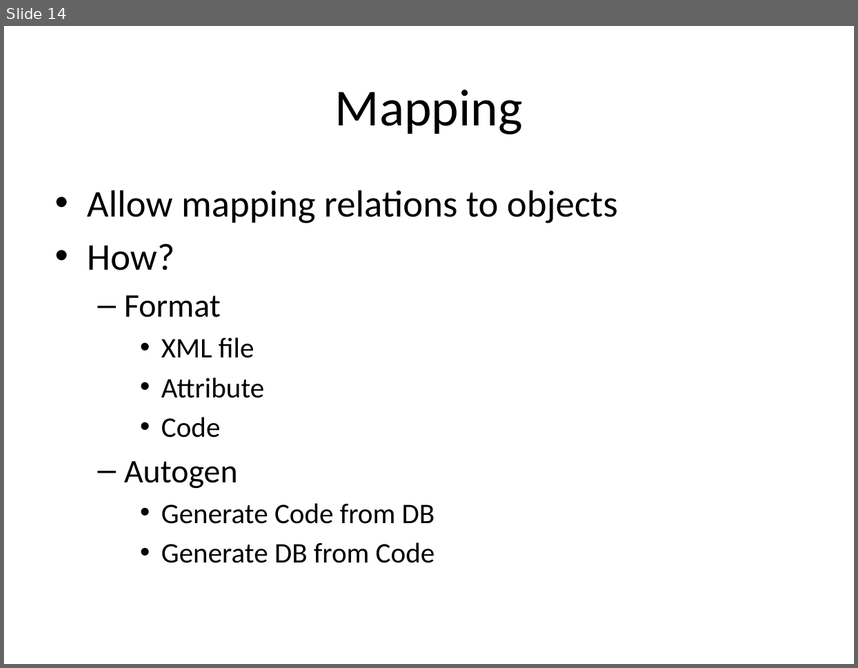
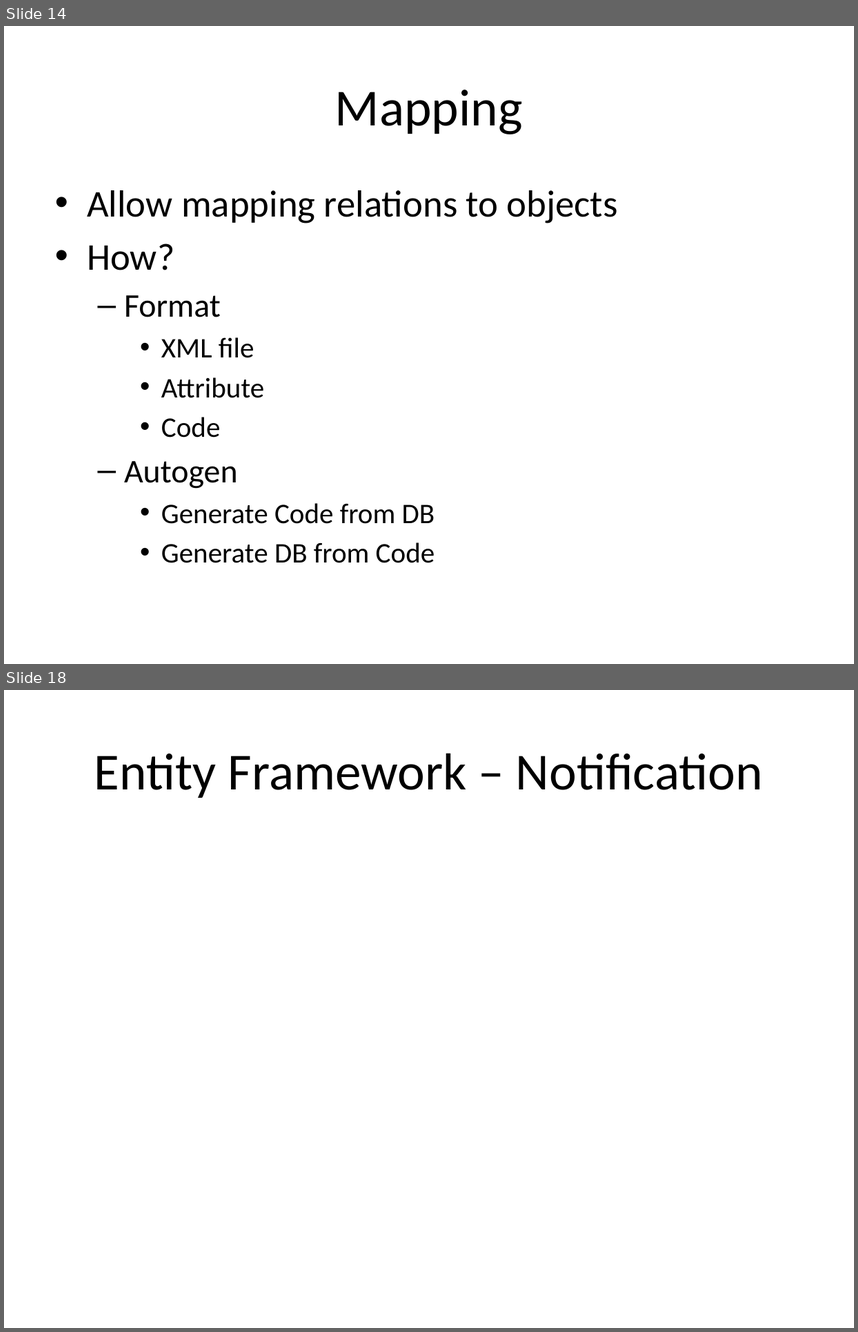
Before and after one commit to harrychou/Notes, a slide deck: Data Access Framework.pptx. Shown one above the other, each under a label of ours: slide 14 before the commit, slides 14 and 18 after it; the slides between them are not shown. The pictures are 858x668 and 858x1332 pixels, drawn with LibreOffice and Linux fonts; fonts in the diff are those of the drawing. Boxes give left, top, right and bottom in pixels: in the first picture for what was removed or moved away, otherwise in the second. Text is boxed around its words. In the diff, an @@ line names an element or a change of style, - is before the commit and + after.

```diff
--- a/Data Access Framework.pptx
+++ b/Data Access Framework.pptx
@@ slide 18 added at bbox=[4, 690, 854, 1328], background #FFFFFF @@
@@ title added at bbox=[94, 753, 763, 798], 44 pt, text #000000 @@
+Entity Framework – Notification
```
Also in this commit, not shown: 5 other slides added, 2 other files.
